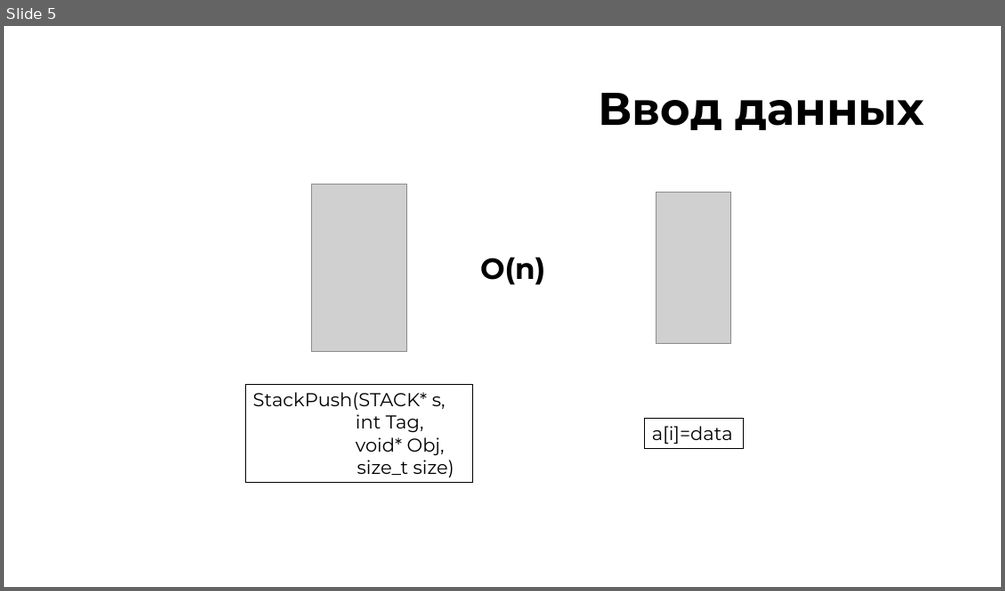
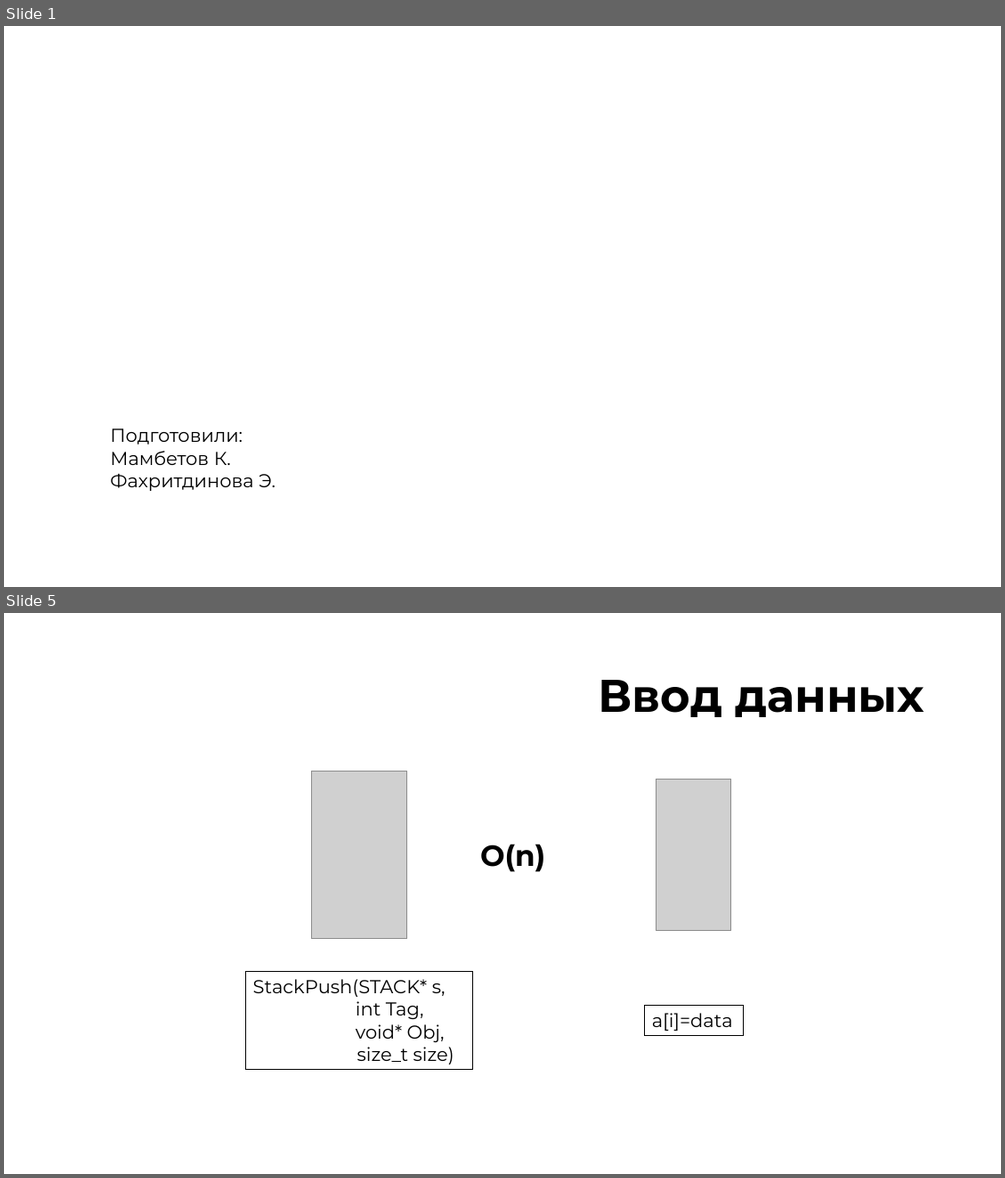
Before and after one commit to iCatOK/LabsMambFakhrTeam, a slide deck: SAOD_massive_stack2 (1).pptx. Shown one above the other, each under a label of ours: slide 5 before the commit, slides 1 and 5 after it; the slides between them are not shown. The pictures are 1005x591 and 1005x1178 pixels, drawn with LibreOffice and Linux fonts; fonts in the diff are those of the drawing; grey boxes stand for pictures; background and template pictures are left out. Boxes give left, top, right and bottom in pixels: in the first picture for what was removed or moved away, otherwise in the second. Text is boxed around its words. In the diff, an @@ line names an element or a change of style, - is before the commit and + after.

```diff
--- a/SAOD_massive_stack2 (1).pptx
+++ b/SAOD_massive_stack2 (1).pptx
@@ slide 1 added at (4, 26, 1001, 587), background picture (left out) @@
@@ text added at (110, 428, 275, 491), 18 pt, text #000000 @@
+Подготовили:
+Мамбетов К.
+Фахритдинова Э.
```
Also in this commit, not shown: 6 slides changed, 2 other slides added, 2 slides removed.
